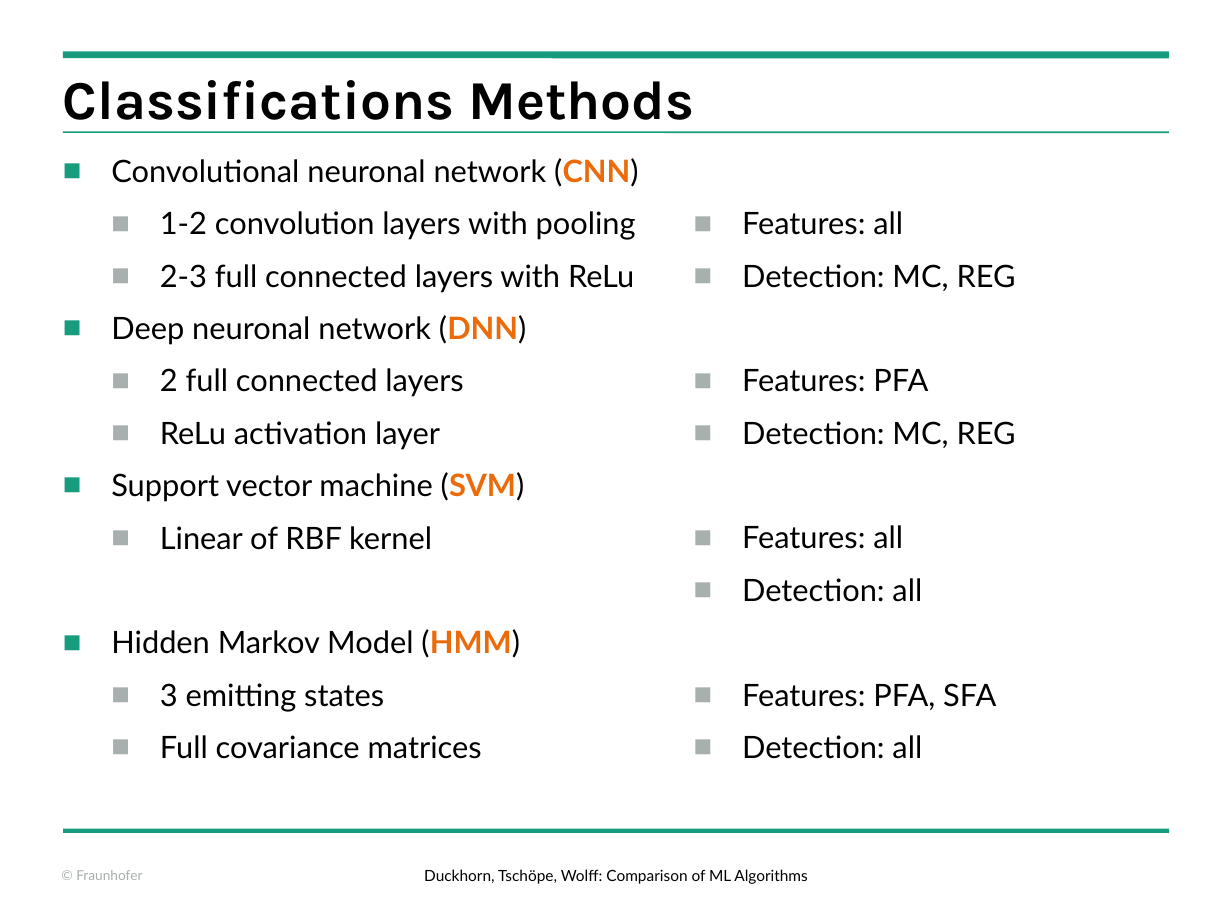
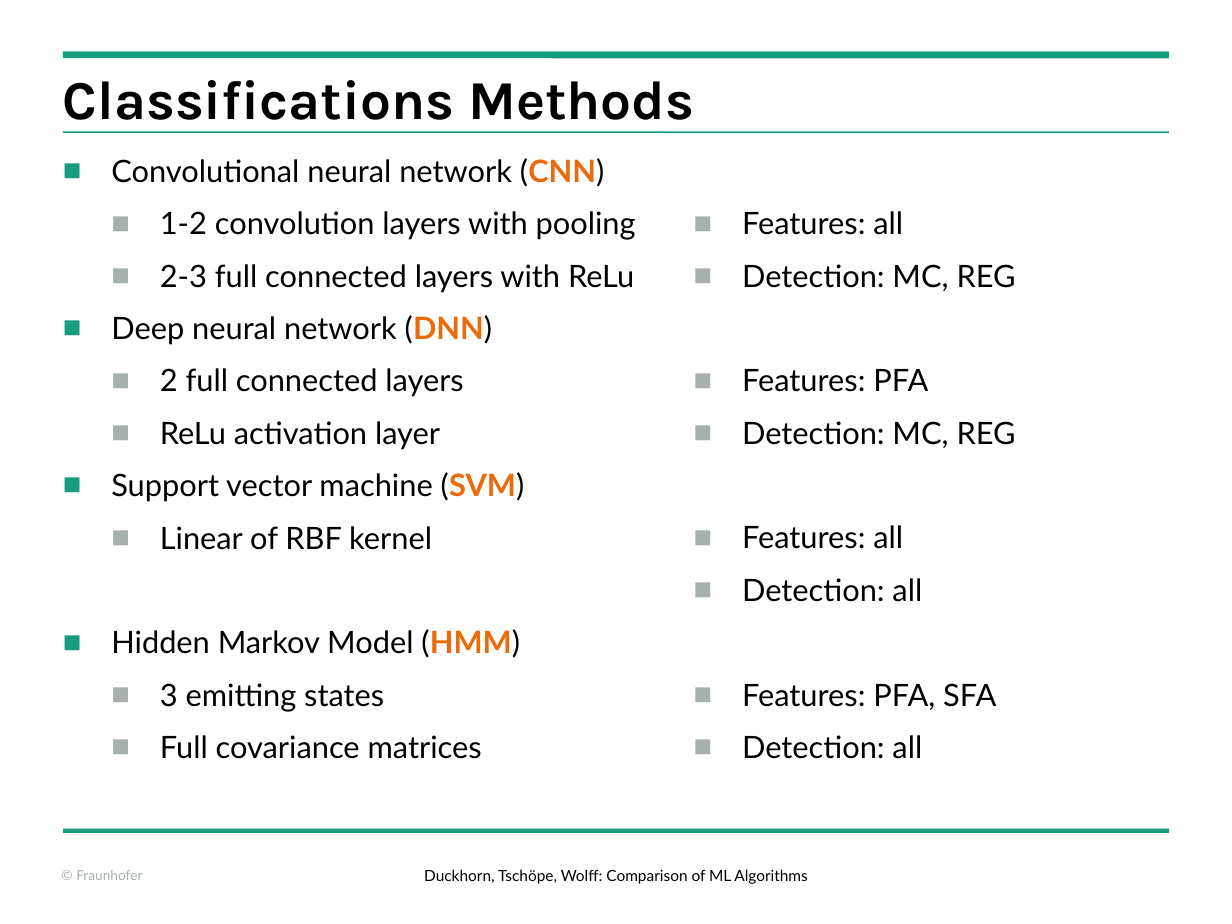
Before and after one commit to kogmatd/db-izfp, a slide deck: slide 11 of 2018_ndt_aero/We_6_A_5_Duckhorn.pptx. Drawn at 1232x924 pixels with LibreOffice and Linux fonts; fonts in the diff are those of the drawing; background and template pictures are left out. Boxes give left, top, right and bottom in pixels: in the first picture for what was removed or moved away, otherwise in the second. Text is boxed around its words. In the diff, an @@ line names an element or a change of style, - is before the commit and + after.

Commit message:
fix ppt

```diff
--- a/2018_ndt_aero/We_6_A_5_Duckhorn.pptx
+++ b/2018_ndt_aero/We_6_A_5_Duckhorn.pptx
@@ text at bbox=[111, 158, 605, 187]: text changed @@
-■ Convolutional neuronal network (CNN)
+■ Convolutional neural network (CNN)
@@ text at bbox=[111, 315, 493, 345]: text changed @@
-■ Deep neuronal network (DNN)
+■ Deep neural network (DNN)
```
Also in this commit, not shown: 1 other file.
